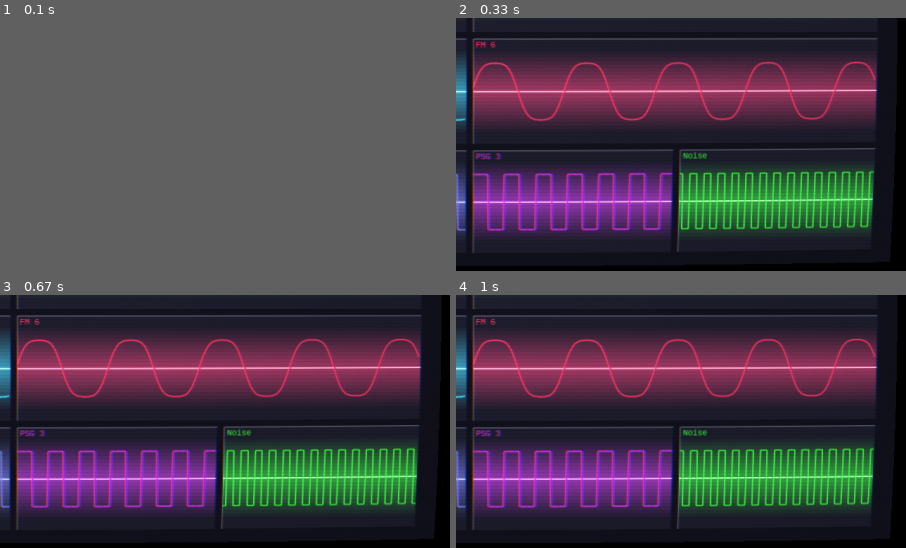
Above: before the commit, frames 1-4 (two rows, left to right).
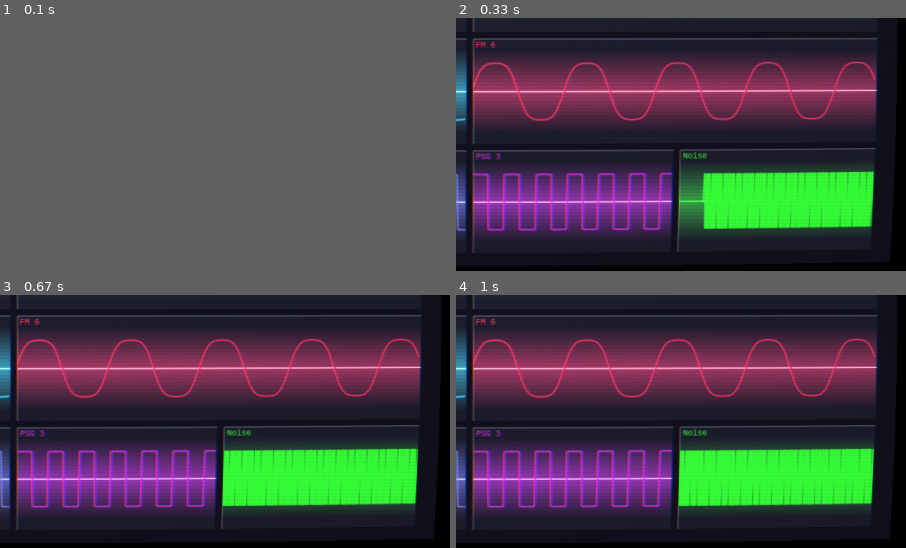
Above: after the commit, the same moments.

Repository: aarontodd82/GenesisEngine
Game: pygame game, started from examples/VisualStreaming/visualizer/app_pygame.py
Same seed, same stepped clock (60 frames per second), same inputs: the game is played once before the commit and once after it.
Inputs:
- Up to frame 1 (0.1 s): no input
- Up to frame 2 (0.33 s): no input
- Up to frame 3 (0.67 s): no input
- Up to frame 4 (1 s): no input
The pictures show only the part of the screen within x 50-100%, y 50-100%; the shares and areas given below are measured in that part.

Frame 1 is identical in both runs. In frame 2, 8.4% of the frame differs, in the area x 49-93%, y 60-84%; in frame 3, 9.2%; in frame 4, 9.1%.

Commit message:
Add visualization loop support and improve DAC/noise display
- Fix visualization to loop with audio playback
- Increase DAC/noise time window to 4096 samples for better display
- Add downsampling for scrolling channels to maintain performance
- Fix DAC channel to show glow when active
- Remove thick DAC line width

Diff:
--- a/examples/VisualStreaming/stream_vgm_visual.py
+++ b/examples/VisualStreaming/stream_vgm_visual.py
@@ -521,19 +521,44 @@
 def commands_to_bytes(commands, loop_index=None):
     """Convert command list to raw bytes.
 
-    Returns: (bytes, loop_byte_offset)
+    Returns: (bytes, loop_byte_offset, byte_to_samples)
         loop_byte_offset is the byte offset where the loop starts, or None.
+        byte_to_samples is a list mapping byte offset to cumulative sample count.
     """
     output = bytearray()
     loop_byte_offset = None
+    byte_to_samples = []  # byte_to_samples[i] = samples elapsed at byte i
+    cumulative_samples = 0
 
     for i, (cmd, args) in enumerate(commands):
         if loop_index is not None and i == loop_index:
             loop_byte_offset = len(output)
+
+        # Record sample count at start of this command
+        start_pos = len(output)
         output.append(cmd)
         output.extend(args)
 
-    return bytes(output), loop_byte_offset
+        # Fill byte_to_samples for all bytes of this command
+        cmd_len = len(output) - start_pos
+        for _ in range(cmd_len):
+            byte_to_samples.append(cumulative_samples)
+
+        # Calculate samples for wait commands (after the command)
+        if cmd == CMD_WAIT_NTSC:
+            cumulative_samples += FRAME_SAMPLES_NTSC
+        elif cmd == CMD_WAIT_PAL:
+            cumulative_samples += FRAME_SAMPLES_PAL
+        elif cmd == CMD_WAIT_FRAMES and len(args) >= 2:
+            cumulative_samples += args[0] | (args[1] << 8)
+        elif 0x70 <= cmd <= 0x7F:
+            cumulative_samples += (cmd & 0x0F) + 1
+        elif 0x80 <= cmd <= 0x8F:
+            cumulative_samples += cmd & 0x0F
+        elif cmd == CMD_RLE_WAIT_FRAME_1 and args:
+            cumulative_samples += args[0] * FRAME_SAMPLES_NTSC
+
+    return bytes(output), loop_byte_offset, byte_to_samples
 
 
 # =============================================================================
@@ -654,7 +679,7 @@
     print(f"  Wait optimization: {original_cmd_count} -> {len(commands)} commands")
 
     # Convert to bytes
-    stream_data, loop_byte_offset = commands_to_bytes(commands, loop_index)
+    stream_data, loop_byte_offset, _ = commands_to_bytes(commands, loop_index)
     compression_ratio = len(stream_data) / original_bytes * 100 if original_bytes > 0 else 100
     print(f"  Stream size: {len(stream_data):,} bytes ({compression_ratio:.1f}% of original)")
 
@@ -1086,10 +1111,14 @@
         self.stream_result = None
         self.commands = None  # Preprocessed commands for visualization
         self.start_time = None  # When playback started
+        self.loop_count = None  # Looping: None=no loop, 0=infinite, N=N times
 
     def stream_with_visualization(self, port, baud, vgm_path, dac_rate=None,
                                    no_dac=False, loop_count=None):
         """Stream VGM with visualization."""
+
+        # Store loop setting for viz thread
+        self.loop_count = loop_count
 
         # Create visualizer app
         self.app = VisualizerApp()
@@ -1192,7 +1221,30 @@
         cmd_idx = 0
         samples_processed = 0
 
-        while not self.stop_event.is_set() and cmd_idx < len(self.commands):
+        # Looping logic matching audio streaming:
+        # loop_count: None = no looping, 0 = infinite, N = play N times total
+        is_looping = self.loop_count is not None
+        plays_remaining = -1 if self.loop_count == 0 else (self.loop_count or 1)
+
+        # Loop start index (use loop_index if available, else 0)
+        loop_start_idx = self.loop_index if self.loop_index is not None else 0
+
+        while not self.stop_event.is_set():
+            # Check if we've reached the end of commands
+            if cmd_idx >= len(self.commands):
+                if is_looping:
+                    if plays_remaining == -1:
+                        cmd_idx = loop_start_idx
+                        continue
+                    elif plays_remaining > 1:
+                        plays_remaining -= 1
+                        cmd_idx = loop_start_idx
+                        continue
+                    else:
+                        break
+                else:
+                    break
+
             cmd, args = self.commands[cmd_idx]
             cmd_idx += 1
 
@@ -1214,6 +1266,14 @@
             elif cmd == CMD_RLE_WAIT_FRAME_1 and args:
                 wait_samples = args[0] * FRAME_SAMPLES_NTSC
             elif cmd == CMD_END_OF_STREAM:
+                if is_looping:
+                    if plays_remaining == -1:
+                        cmd_idx = loop_start_idx
+                        continue
+                    elif plays_remaining > 1:
+                        plays_remaining -= 1
+                        cmd_idx = loop_start_idx
+                        continue
                 break
 
             if wait_samples > 0:
@@ -1350,7 +1410,7 @@
     commands, loop_index = apply_wait_optimization(commands, loop_index)
 
     # Convert to bytes
-    stream_data, loop_byte_offset = commands_to_bytes(commands, loop_index)
+    stream_data, loop_byte_offset, byte_to_samples = commands_to_bytes(commands, loop_index)
 
     ser.reset_input_buffer()
 
--- a/examples/VisualStreaming/visualizer/app_pygame.py
+++ b/examples/VisualStreaming/visualizer/app_pygame.py
@@ -182,7 +182,7 @@
         self._lock = threading.Lock()
         self.valid_samples = [0] * self.TOTAL_CHANNELS
         self.display_samples = 256
-        self.scroll_display_samples = 512
+        self.scroll_display_samples = 4096  # ~93ms at 44.1kHz - human-perceivable scroll rate
 
         # Trigger state
         self.trigger_offset = [self.display_samples + 50] * self.TOTAL_CHANNELS
@@ -680,6 +680,10 @@
         color = self.channel_colors[channel_idx]
         is_active = self.key_on[channel_idx]
 
+        # DAC channel is active when DAC is enabled (FM key_on doesn't apply)
+        if channel_idx == 5 and self.dac_enabled:
+            is_active = True
+
         with self._lock:
             full_data = self.waveforms[channel_idx].copy()
             valid_count = self.valid_samples[channel_idx]
@@ -793,11 +797,17 @@
         if len(y_data) > 1:
             line_color = color if is_active else (color[0] * 0.5, color[1] * 0.5, color[2] * 0.5, 1.0)
             glColor4f(*line_color)
-            # DAC gets thicker line for visibility
-            glLineWidth(3.0 if is_dac_channel else (2.0 if is_active else 1.0))
+            glLineWidth(2.0 if is_active else 1.0)
+
+            # Downsample if needed for performance (target ~256 points for drawing)
+            draw_data = y_data
+            if len(y_data) > 256:
+                step = len(y_data) // 256
+                draw_data = y_data[::step]
+
             glBegin(GL_LINE_STRIP)
-            for i, val in enumerate(y_data):
-                px = x + (i / len(y_data)) * w
+            for i, val in enumerate(draw_data):
+                px = x + (i / len(draw_data)) * w
                 py = center_y - val * (h / 2) * 0.9
                 glVertex2f(px, py)
             glEnd()
